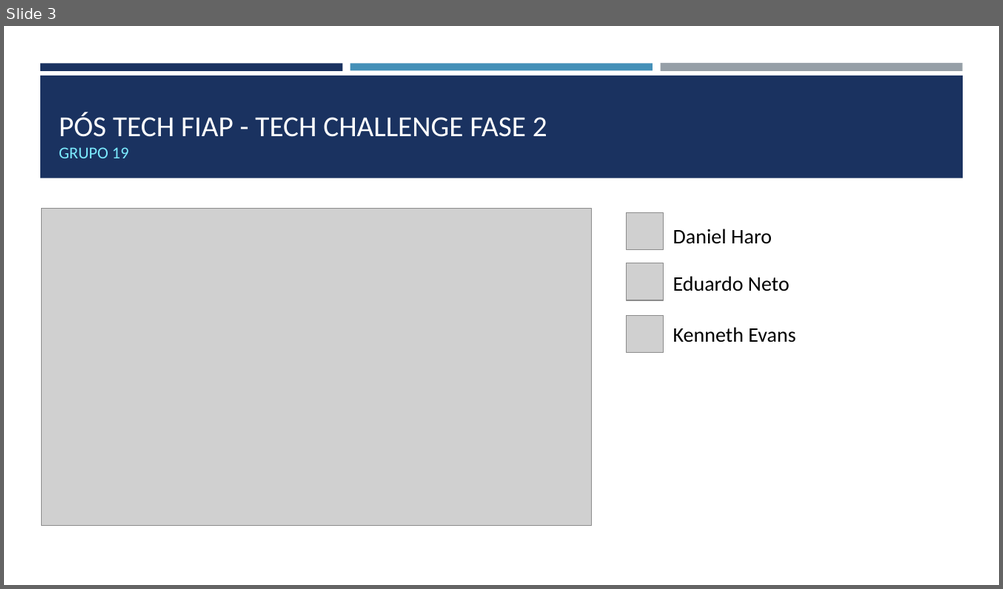
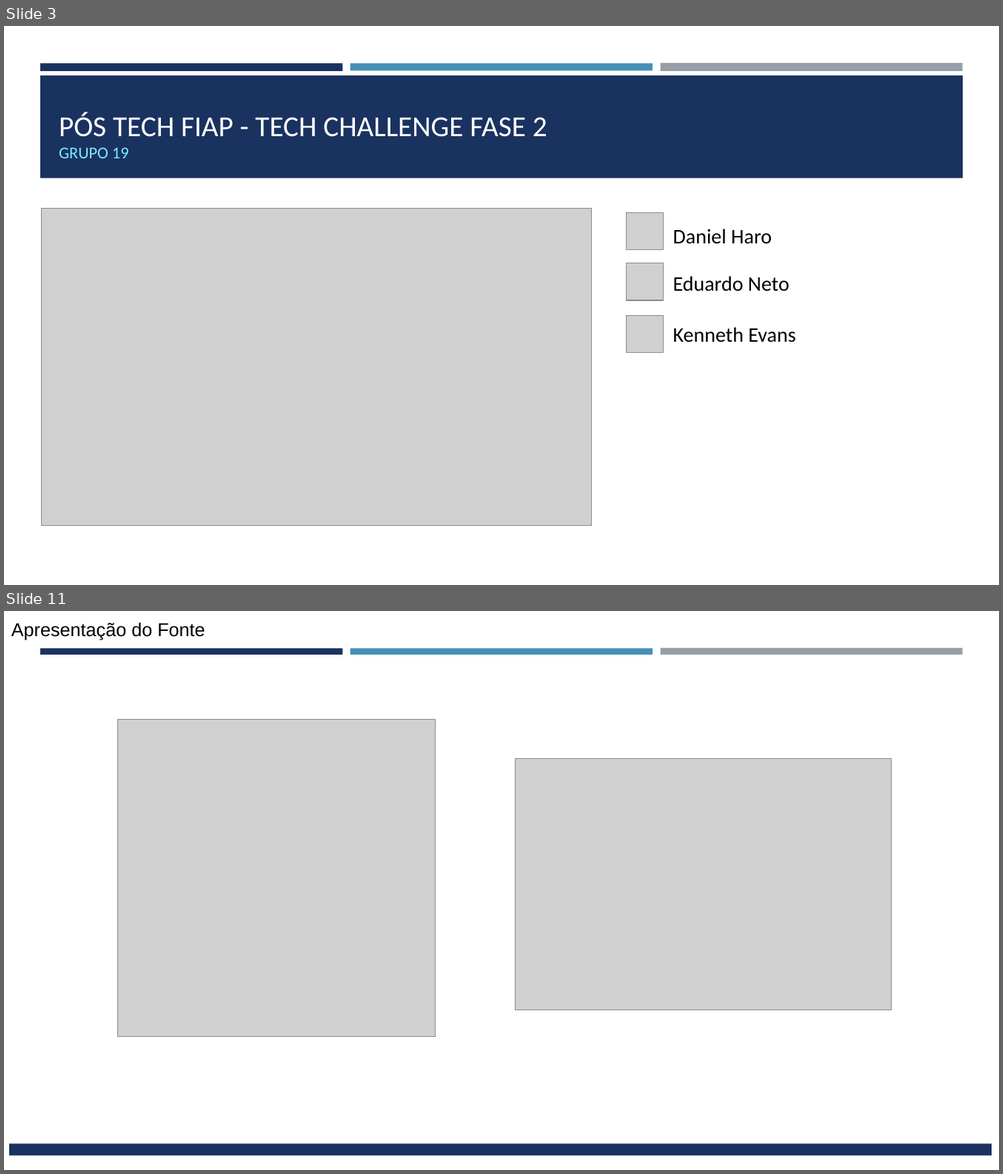
Before and after one commit to codes-and-technology/contatos, a slide deck: docs/Tech Challenge Fase 3/Desenho da Solução Tech Challenge - Fase 3 v1.pptx. Shown one above the other, each under a label of ours: slide 3 before the commit, slides 3 and 11 after it; the slides between them are not shown. The pictures are 1003x589 and 1003x1174 pixels, drawn with LibreOffice and Linux fonts; fonts in the diff are those of the drawing; grey boxes stand for pictures. Boxes give left, top, right and bottom in pixels: in the first picture for what was removed or moved away, otherwise in the second. Text is boxed around its words. In the diff, an @@ line names an element or a change of style, - is before the commit and + after.

```diff
--- a/docs/Tech Challenge Fase 3/Desenho da Solução Tech Challenge - Fase 3 v1.pptx
+++ b/docs/Tech Challenge Fase 3/Desenho da Solução Tech Challenge - Fase 3 v1.pptx
@@ slide 11 added at bbox=[4, 611, 999, 1170], background #FFFFFF; not listed: 3 template elements that a slide beside it also shows @@
@@ text added at bbox=[11, 622, 205, 641], 18 pt, text #000000 @@
+Apresentação do Fonte
@@ rectangle added at bbox=[4, 655, 999, 1170], fill #FFFFFF @@
@@ picture added at bbox=[117, 720, 435, 1038] @@
@@ picture added at bbox=[515, 759, 892, 1010] @@
@@ rectangle added at bbox=[24, 997, 979, 1134], fill #FFFFFF @@
@@ rectangle added at bbox=[40, 1031, 962, 1133], fill #1A3260 @@
@@ rectangle added at bbox=[9, 1145, 991, 1156], fill #1A3260 @@
```
Also in this commit, not shown: 3 slides changed, 10 other slides added, 2 slides removed.
